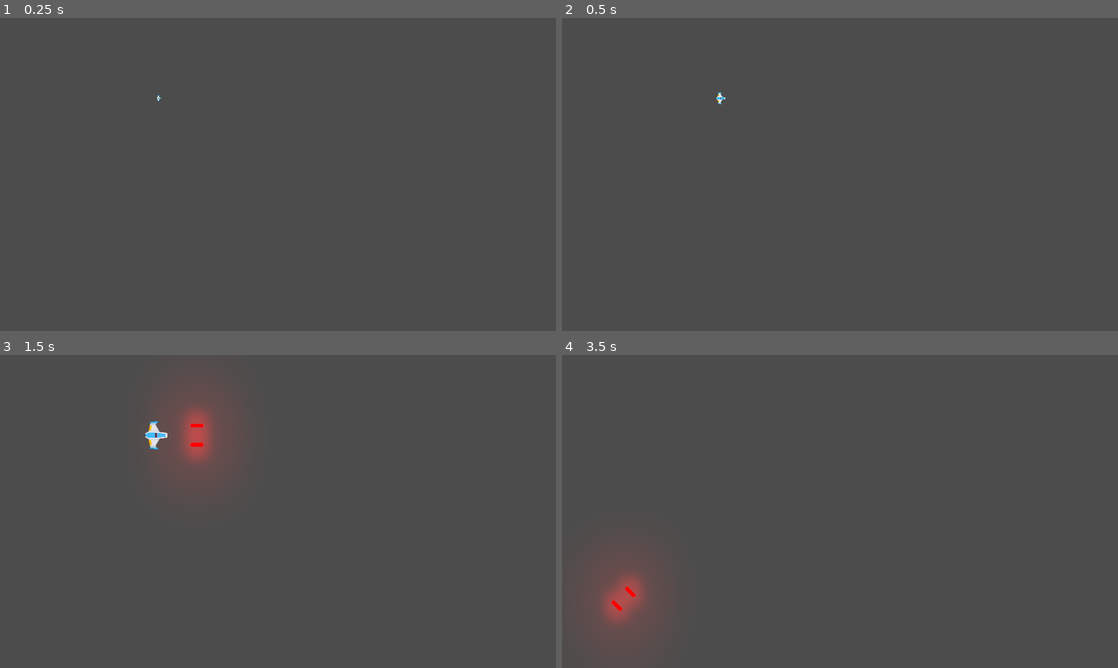
Above: before the commit, frames 1-4 (two rows, left to right).
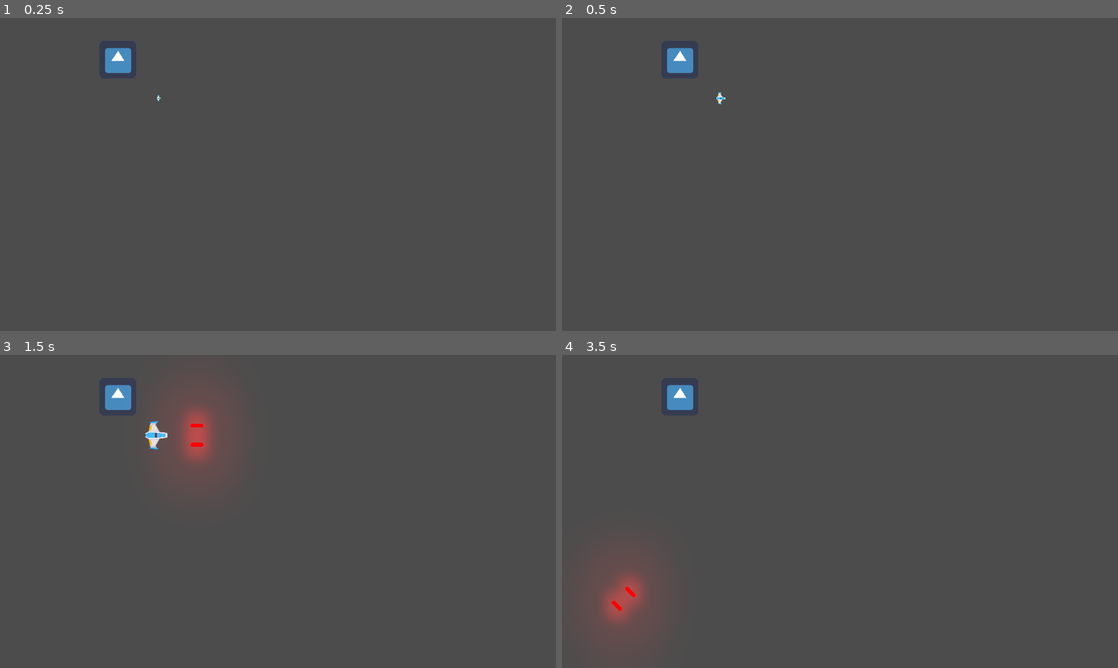
Above: after the commit, the same moments.

Repository: GimenezGeorge/Meteoritos
Game: Godot game, scene res://Juego/Niveles/NivelTest.tscn
Two runs of this game, one before a commit and one after it. Both use one fixed random seed, a clock stepped at 60 frames per second and the inputs below. The engine's default icon, where the game draws it, is replaced by a stand-in: a white triangle on a blue panel in a dark square.
Inputs:
- Up to frame 1 (0.25 s): no input
- Up to frame 2 (0.5 s): no input
- Up to frame 3 (1.5 s): hold W (m_adelante) 0.53-1.28 s; hold B (disparo_laser) 0.53-1.28 s; tap Enter at 1.25 s; hold S (m_atras) from 1.28 s (still down); tap Space (disparo_principal) at 1.35 s
- Up to frame 4 (3.5 s): release S (m_atras) at 2.03 s; hold A (rotar_antih) 2.03-2.78 s; hold W (m_adelante) from 2.03 s (still down); tap Space (disparo_principal) at 2.75 s; tap D (rotar_hor) at 2.85 s

The runs differ from the first frame. In frame 1, 0.4% of the frame differs, in the area x 18-24%, y 9-18%; in frame 2, 0.4%; in frame 3, 0.4%; in frame 4, 0.4%.

Commit message:
SFX_explosion_nave
Agregamos explosiones y sonido a las mismas. Aun no esta corregido motor_sfx.

Diff:
--- a/Juego/Autoload/Eventos.gd
+++ b/Juego/Autoload/Eventos.gd
@@ -2,3 +2,4 @@
 
 # warning-ignore:unused_signal
 signal disparo(proyectil)
+signal nave_destruida(posicion, explosiones)
--- a/Juego/Explosiones/Explosion.tscn
+++ b/Juego/Explosiones/Explosion.tscn
@@ -1,11 +1,11 @@
-[gd_scene load_steps=23 format=2]
+[gd_scene load_steps=24 format=2]
 
 [ext_resource path="res://Juego/Explosiones/sparkle.png" type="Texture" id=1]
 [ext_resource path="res://Juego/Explosiones/explosion_gradient.tres" type="Texture" id=2]
 [ext_resource path="res://Juego/Explosiones/puff.png" type="Texture" id=3]
+[ext_resource path="res://Juego/Explosiones/ExplosionSFX.ogg" type="AudioStream" id=4]
 [ext_resource path="res://Juego/Explosiones/puff_smooth.png" type="Texture" id=5]
 [ext_resource path="res://Juego/Explosiones/scraps_gradient.tres" type="Texture" id=6]
-
 
 [sub_resource type="Gradient" id=1]
 offsets = PoolRealArray( 0.0494297, 0.913043, 1 )
@@ -219,13 +219,22 @@
 "update": 1,
 "values": [ true, false ]
 }
+tracks/8/type = "audio"
+tracks/8/path = NodePath("AudioExplosion")
+tracks/8/interp = 1
+tracks/8/loop_wrap = true
+tracks/8/imported = false
+tracks/8/enabled = true
+tracks/8/keys = {
+"clips": [  ],
+"times": PoolRealArray(  )
+}
 
 [node name="Explosion" type="Node2D"]
 z_index = 1
 z_as_relative = false
 
 [node name="SmokeParticles2D" type="Particles2D" parent="."]
-emitting = false
 amount = 16
 lifetime = 3.0
 preprocess = 0.6
@@ -238,15 +247,25 @@
 
 [node name="FireTrailParticles2D" type="Particles2D" parent="FireTrails"]
 modulate = Color( 1.2, 1.2, 1.2, 1 )
+amount = 50
+lifetime = 0.5
+randomness = 0.5
+local_coords = false
+process_material = SubResource( 8 )
+texture = ExtResource( 5 )
+
+[node name="FireTrailParticles2D2" type="Particles2D" parent="FireTrails"]
+modulate = Color( 1.2, 1.2, 1.2, 1 )
 emitting = false
 amount = 50
 lifetime = 0.5
 randomness = 0.5
 local_coords = false
-process_material = SubResource( 8 )
-texture = ExtResource( 5 )
-
-[node name="FireTrailParticles2D2" type="Particles2D" parent="FireTrails"]
+draw_order = 1
+process_material = SubResource( 8 )
+texture = ExtResource( 5 )
+
+[node name="FireTrailParticles2D3" type="Particles2D" parent="FireTrails"]
 modulate = Color( 1.2, 1.2, 1.2, 1 )
 emitting = false
 amount = 50
@@ -257,7 +276,7 @@
 process_material = SubResource( 8 )
 texture = ExtResource( 5 )
 
-[node name="FireTrailParticles2D3" type="Particles2D" parent="FireTrails"]
+[node name="FireTrailParticles2D4" type="Particles2D" parent="FireTrails"]
 modulate = Color( 1.2, 1.2, 1.2, 1 )
 emitting = false
 amount = 50
@@ -268,20 +287,8 @@
 process_material = SubResource( 8 )
 texture = ExtResource( 5 )
 
-[node name="FireTrailParticles2D4" type="Particles2D" parent="FireTrails"]
-modulate = Color( 1.2, 1.2, 1.2, 1 )
-emitting = false
-amount = 50
-lifetime = 0.5
-randomness = 0.5
-local_coords = false
-draw_order = 1
-process_material = SubResource( 8 )
-texture = ExtResource( 5 )
-
 [node name="FireTrailParticles2D5" type="Particles2D" parent="FireTrails"]
 modulate = Color( 1.2, 1.2, 1.2, 1 )
-emitting = false
 amount = 50
 lifetime = 0.5
 randomness = 0.5
@@ -292,7 +299,6 @@
 
 [node name="FireBurstParticles2D" type="Particles2D" parent="."]
 modulate = Color( 1.2, 1.2, 1.2, 1 )
-emitting = false
 amount = 64
 lifetime = 0.5
 explosiveness = 0.3
@@ -304,7 +310,6 @@
 
 [node name="SparkleParticles2D" type="Particles2D" parent="."]
 modulate = Color( 1.2, 1.2, 1.2, 1 )
-emitting = false
 amount = 32
 explosiveness = 0.2
 randomness = 1.0
@@ -314,3 +319,6 @@
 [node name="AnimationPlayer" type="AnimationPlayer" parent="."]
 autoplay = "Explode"
 anims/Explode = SubResource( 17 )
+
+[node name="AudioExplosion" type="AudioStreamPlayer2D" parent="."]
+stream = ExtResource( 4 )
--- /dev/null
+++ b/Juego/Niveles/Naves/Enemigodummy.gd
@@ -0,0 +1,5 @@
+extends Node2D
+
+func _on_Area2D_body_entered(body: Node) -> void:
+	if body is Player:
+		body.destruir()
--- /dev/null
+++ b/Juego/Niveles/Naves/Enemigodummy.tscn
@@ -0,0 +1,23 @@
+[gd_scene load_steps=4 format=2]
+
+[ext_resource path="res://icon.png" type="Texture" id=1]
+[ext_resource path="res://Juego/Niveles/Naves/Enemigodummy.gd" type="Script" id=2]
+
+[sub_resource type="RectangleShape2D" id=1]
+extents = Vector2( 58.5, 59 )
+
+[node name="Enemigodummy" type="Node2D"]
+script = ExtResource( 2 )
+
+[node name="Area2D" type="Area2D" parent="."]
+collision_layer = 2
+collision_mask = 9
+
+[node name="Sprite" type="Sprite" parent="Area2D"]
+scale = Vector2( 2, 2 )
+texture = ExtResource( 1 )
+
+[node name="CollisionShape2D" type="CollisionShape2D" parent="Area2D"]
+shape = SubResource( 1 )
+
+[connection signal="body_entered" from="Area2D" to="." method="_on_Area2D_body_entered"]
--- a/Juego/Niveles/Naves/Player.gd
+++ b/Juego/Niveles/Naves/Player.gd
@@ -23,8 +23,6 @@
 ## Metodos
 func _ready() -> void:
 	controlador_estados(estado_actual)
-	##TODO: Quitar, solo DEBUG
-	#controlador_estados(ESTADO.VIVO)
 
 func _unhandled_input(event: InputEvent) -> void:
 	if not esta_input_activo():
@@ -68,6 +66,7 @@
 		ESTADO.MUERTO:
 			colisionador.set_deferred("disabled", true)
 			canion.set_puede_disparar(true)
+			Eventos.emit_signal("nave_destruida", global_position, 3)
 			queue_free()
 		_:
 			printerr("Error de estado")
@@ -104,6 +103,9 @@
 	if Input.is_action_just_released("disparo_principal"):
 		canion.set_esta_disparando(false)
 
+func destruir() -> void:
+	controlador_estados(ESTADO.MUERTO)
+
 ## Señales internas
 func _on_AnimationPlayer_animation_finished(anim_name: String) -> void:
 	if anim_name == "spawn":
--- a/Juego/Niveles/Nivel.gd
+++ b/Juego/Niveles/Nivel.gd
@@ -1,5 +1,7 @@
 class_name Nivel
 extends Node2D
+
+export var explosion:PackedScene = null
 
 onready var contenedor_proyectiles:Node
 
@@ -10,6 +12,7 @@
 func conectar_seniales() -> void:
 # warning-ignore:return_value_discarded
 	Eventos.connect("disparo", self, "_on_disparo")
+	Eventos.connect("nave_destruida", self, "_on_nave_destruida")
 
 func crear_contenedores() -> void:
 	contenedor_proyectiles = Node.new()
@@ -18,3 +21,10 @@
 
 func _on_disparo(proyectil:Proyectil) -> void:
 	contenedor_proyectiles.add_child(proyectil)
+
+func _on_nave_destruida(posicion: Vector2, num_explosiones: int) -> void:
+	for i in range(num_explosiones):
+		var new_explosion:Node2D = explosion.instance()
+		new_explosion.global_position = posicion
+		add_child(new_explosion)
+		yield(get_tree().create_timer(0.6),"timeout")
--- a/Juego/Niveles/NivelTest.tscn
+++ b/Juego/Niveles/NivelTest.tscn
@@ -1,11 +1,14 @@
-[gd_scene load_steps=4 format=2]
+[gd_scene load_steps=6 format=2]
 
 [ext_resource path="res://Juego/Niveles/Naves/Player.tscn" type="PackedScene" id=1]
 [ext_resource path="res://Juego/Niveles/Proyectiles/Proyectil.tscn" type="PackedScene" id=2]
 [ext_resource path="res://Juego/Niveles/Nivel.gd" type="Script" id=3]
+[ext_resource path="res://Juego/Explosiones/Explosion.tscn" type="PackedScene" id=4]
+[ext_resource path="res://Juego/Niveles/Naves/Enemigodummy.tscn" type="PackedScene" id=5]
 
 [node name="NivelTest" type="Node2D"]
 script = ExtResource( 3 )
+explosion = ExtResource( 4 )
 
 [node name="Player" parent="." instance=ExtResource( 1 )]
 position = Vector2( 549, 277 )
@@ -15,3 +18,6 @@
 [node name="Area2D" parent="." instance=ExtResource( 2 )]
 visible = false
 position = Vector2( 590, 241.5 )
+
+[node name="Enemigodummy" parent="." instance=ExtResource( 5 )]
+position = Vector2( 407, 144 )
Not shown, added: Juego/Explosiones/ExplosionSFX.ogg.import
Not shown, added: Juego/Explosiones/ExplosionSFX.ogg
